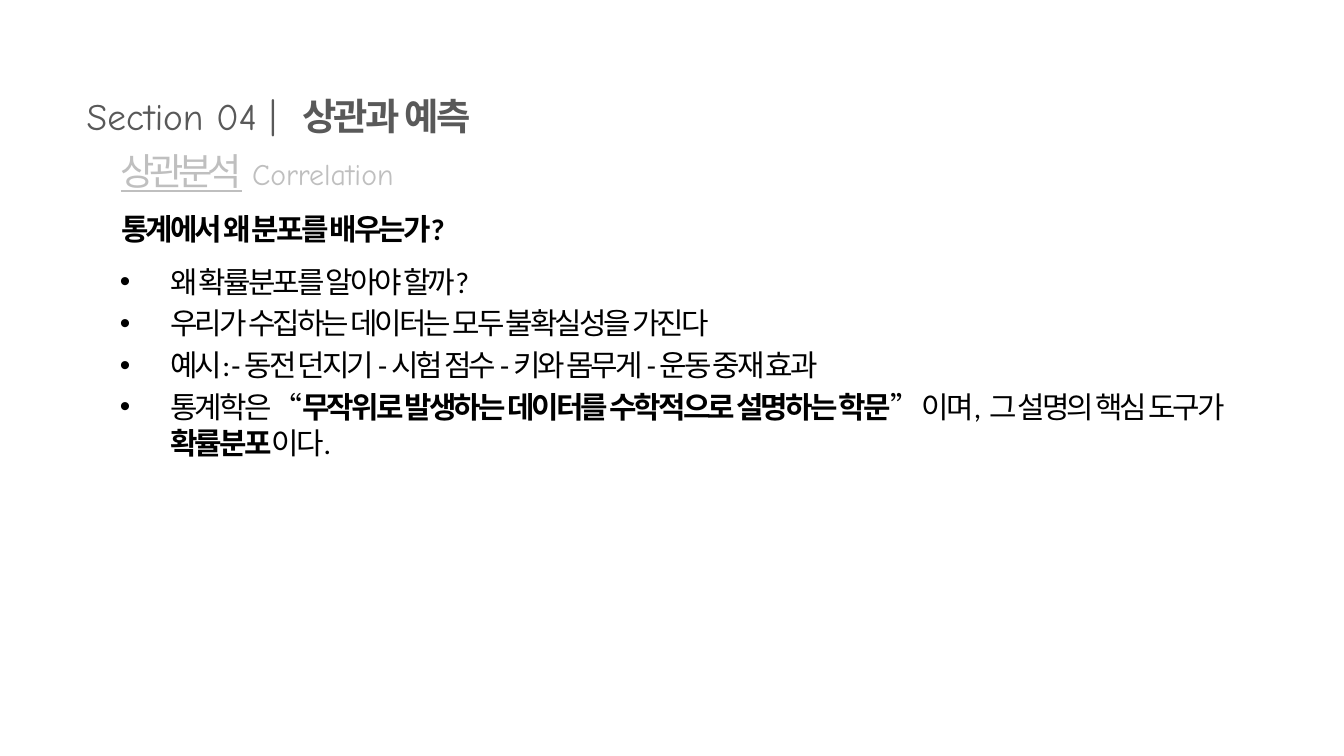
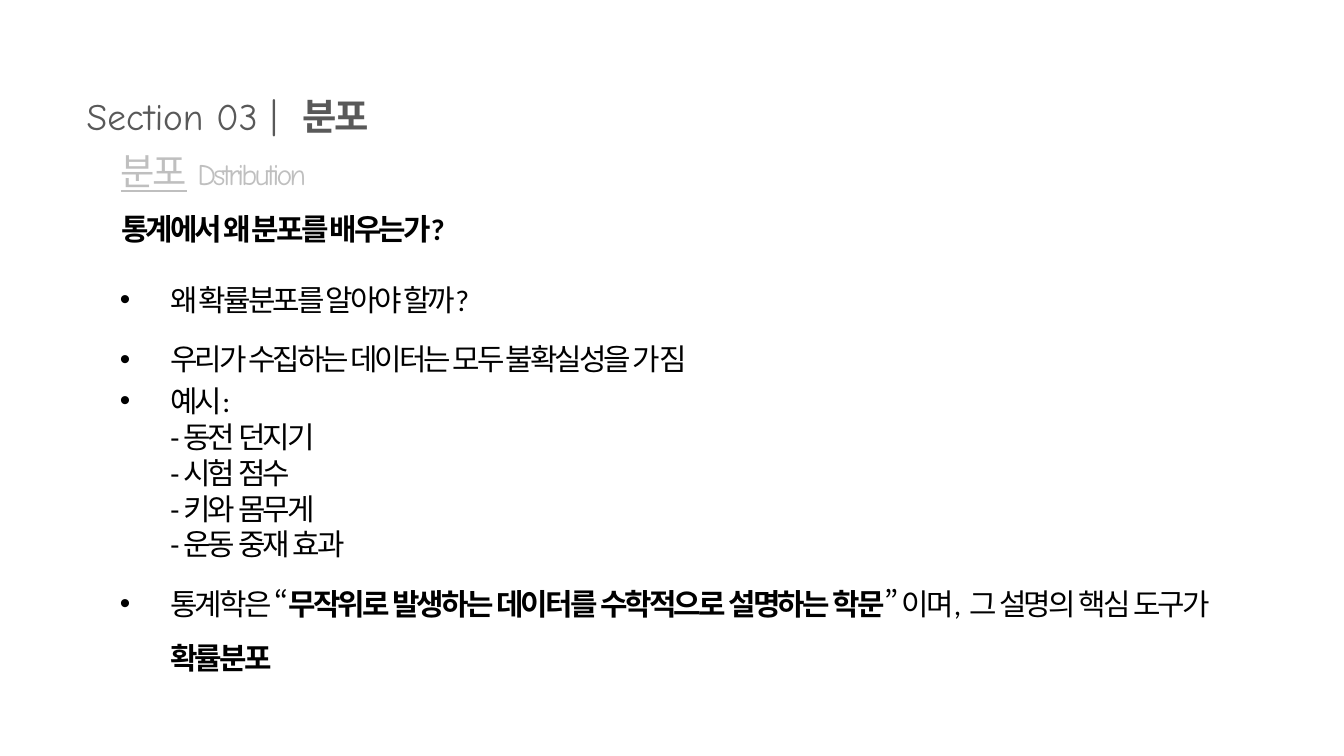
Before and after one commit to analysispark/obsidian_vault, a slide deck: slide 3 of 02_Area/Lecture_스포츠경기예측론/03_분포.pptx. Drawn at 1344x756 pixels with LibreOffice and Linux fonts; fonts in the diff are those of the drawing; background and template pictures are left out. Boxes give left, top, right and bottom in pixels: in the first picture for what was removed or moved away, otherwise in the second. Text is boxed around its words. In the diff, an @@ line names an element or a change of style, - is before the commit and + after.

```diff
--- a/02_Area/Lecture_스포츠경기예측론/03_분포.pptx
+++ b/02_Area/Lecture_스포츠경기예측론/03_분포.pptx
@@ text at [87, 100, 369, 133]: text changed @@
-Section 04 | 상관과 예측
+Section 03 | 분포
@@ text at [121, 155, 306, 192]: text changed @@
-상관분석 Correlation
+분포 Dstribution
@@ text at [170, 286, 469, 314]: line spacing 1 to 1.5 @@
@@ text at [170, 345, 687, 373]: text changed @@
-• 우리가 수집하는 데이터는 모두 불확실성을 가진다
+• 우리가 수집하는 데이터는 모두 불확실성을 가짐
@@ text at [170, 589, 1210, 672]: text changed @@
-• 통계학은 “무작위로 발생하는 데이터를 수학적으로 설명하는 학문” 이며, 그 설명의 핵심 도구가 확률분포이다.
+• 통계학은 “무작위로 발생하는 데이터를 수학적으로 설명하는 학문” 이며, 그 설명의 핵심 도구가 확률분포
```
Also in this commit, not shown: 10 other slides changed, 3 slides added, 1 slide removed, 40 other files.
